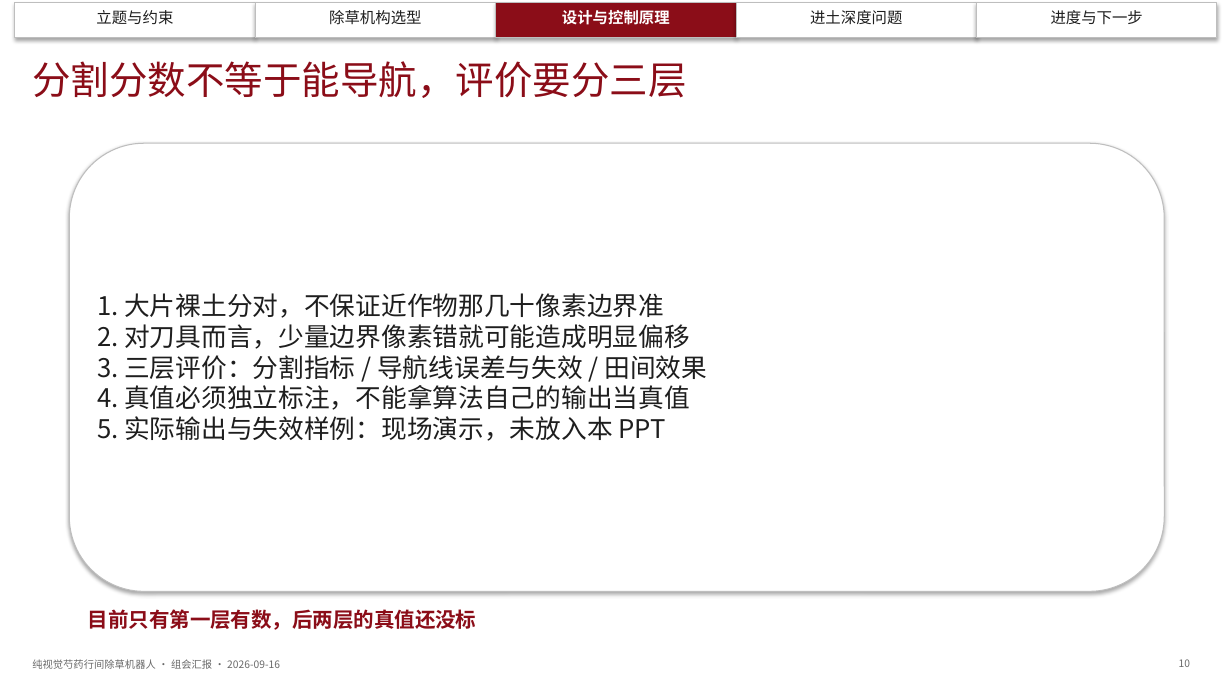
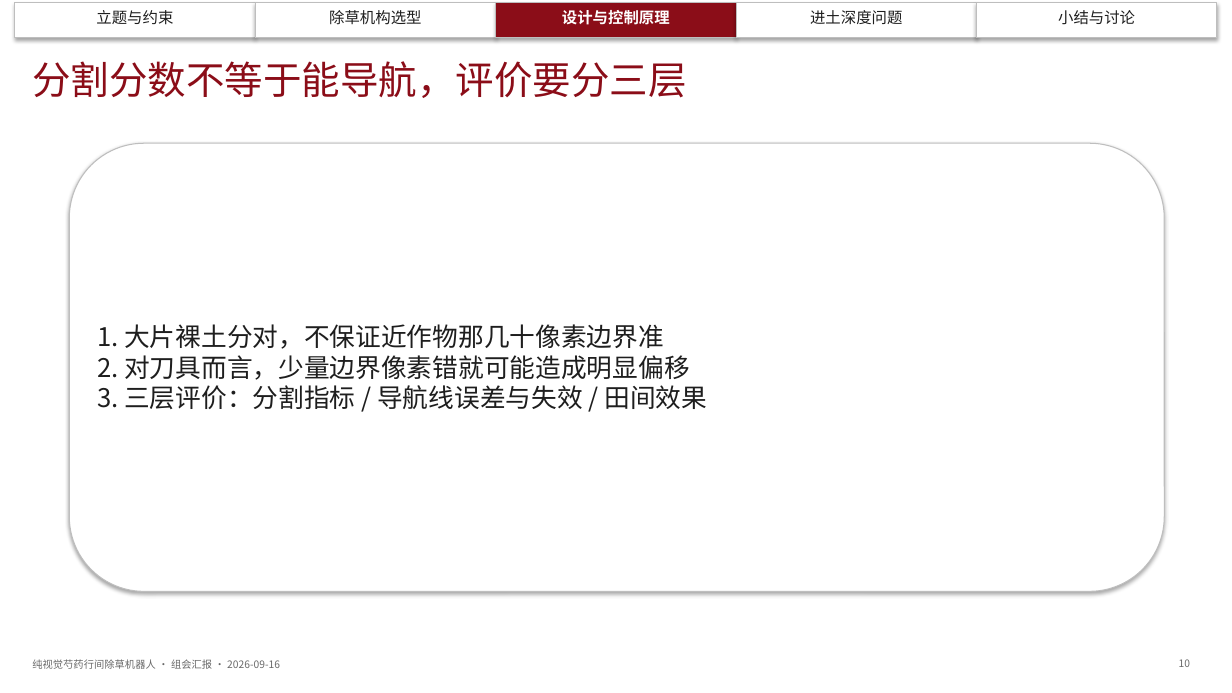
Before and after one commit to dangan2276326123-svg/zcode-chucao, a slide deck: slide 10 of docs/组会汇报_20260916/组会汇报_纯视觉芍药行间除草机器人_20260916.pptx. Drawn at 1232x693 pixels with LibreOffice and Linux fonts; fonts in the diff are those of the drawing. Boxes give left, top, right and bottom in pixels: in the first picture for what was removed or moved away, otherwise in the second. Text is boxed around its words. In the diff, an @@ line names an element or a change of style, - is before the commit and + after.

Commit message:
组会汇报 deck 第 2 版（09-16）：删进度页、第13页改直白版、15/16页重构为挂草与撞石主动抬刀
汇报人自己改了 pptx，先把他 6 处手改回写进 plan 作为权威内容再重出，避免覆盖：
汇报人姓名、行距 30~40cm、坡地 0~15°、删"未登记项"行、第 9 页去 mIoU 数字、
第 10 页删两条、第 11 页删"IPM 硬编码"、第 16 页判定依据去前缀。

结构变更：
- 删第 17 页进度表（汇报人要求）；结尾页保留，导航末段改名"小结与讨论"，
  三条讨论问题放回结尾 → deck 18 → 17 页
- 第 13 页标题改"中间刀还不能叫闭环：刀到位了，相机看不出来"，五条 bullet 全部
  重写为可讲版本（相机在车架上→刀移过去图像偏差不变→PID 把不变量当误差）
- 第 15/16 页按汇报人澄清重构：开放问题不是"定深精度"，而是**挂草缠绕与撞石头
  都无法感知、无法主动抬刀**。解法分两层：撞石靠机械卸载（剪切销/弹簧，不依赖
  传感器），挂草靠电机电流趋势（阈值须台架标定）；并写明 10 mm/s 抬 50 mm 要 5 秒，
  抬刀速度本身是瓶颈

诚实性守住两处：板上 ACS712 登记对象是**行走电机回路**，是否覆盖电推杆未跟线，
故页面写"待跟线确认"而不是"硬件已有只缺代码"；限幅数字保留"纯函数复现"限定词。

溯源表改为由 plan+证据合同自动生成，不会再与 deck 脱节；两个校验器均 passed，
PowerPoint COM 重导 17 张 PNG 目视复核（单页 PNG 仍不入库，一条命令可再生）。

台账：新增 Hw-19（行距/坡度现场确认值 vs ch02:14 冲突，论文待改 + 通过性余量待重算）；
Fw-11 状态补 09-14 已编码已编译；修 Fw-10/11/12 与 Hw-15/16 五行单元格数与表头不符
导致的表格错位（纯补齐列，未改任何原文字）。

```diff
--- a/docs/组会汇报_20260916/组会汇报_纯视觉芍药行间除草机器人_20260916.pptx
+++ b/docs/组会汇报_20260916/组会汇报_纯视觉芍药行间除草机器人_20260916.pptx
@@ text at [1058,10,1135,25]: text changed @@
-进度与下一步
+小结与讨论
@@ text at [97,324,708,409]: text changed @@
-1. 大片裸土分对，不保证近作物那几十像素边界准
-2. 对刀具而言，少量边界像素错就可能造成明显偏移
-3. 三层评价：分割指标 / 导航线误差与失效 / 田间效果
-4. 真值必须独立标注，不能拿算法自己的输出当真值
-5. 实际输出与失效样例：现场演示，未放入本 PPT
+1. 大片裸土分对，不保证近作物那几十像素边界准
+2. 对刀具而言，少量边界像素错就可能造成明显偏移
+3. 三层评价：分割指标 / 导航线误差与失效 / 田间效果
@@ text removed at [88,609,477,630] @@
-目前只有第一层有数，后两层的真值还没标
```
Also in this commit, not shown: 15 other slides changed, 1 slide removed, 7 other files.
